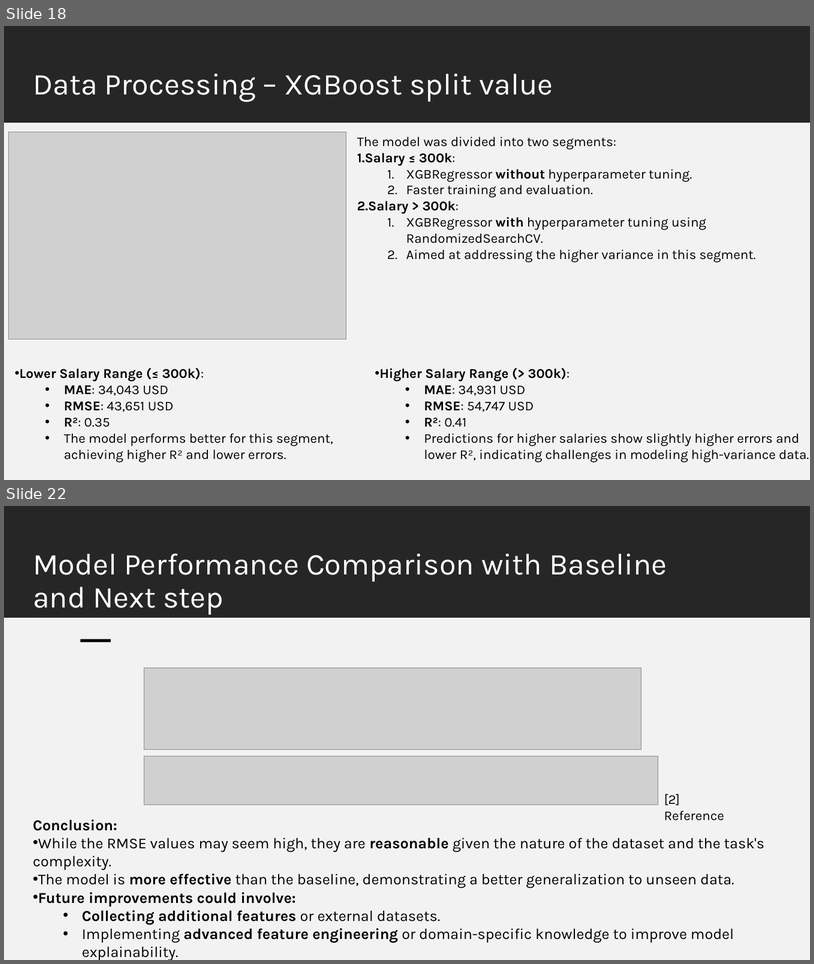
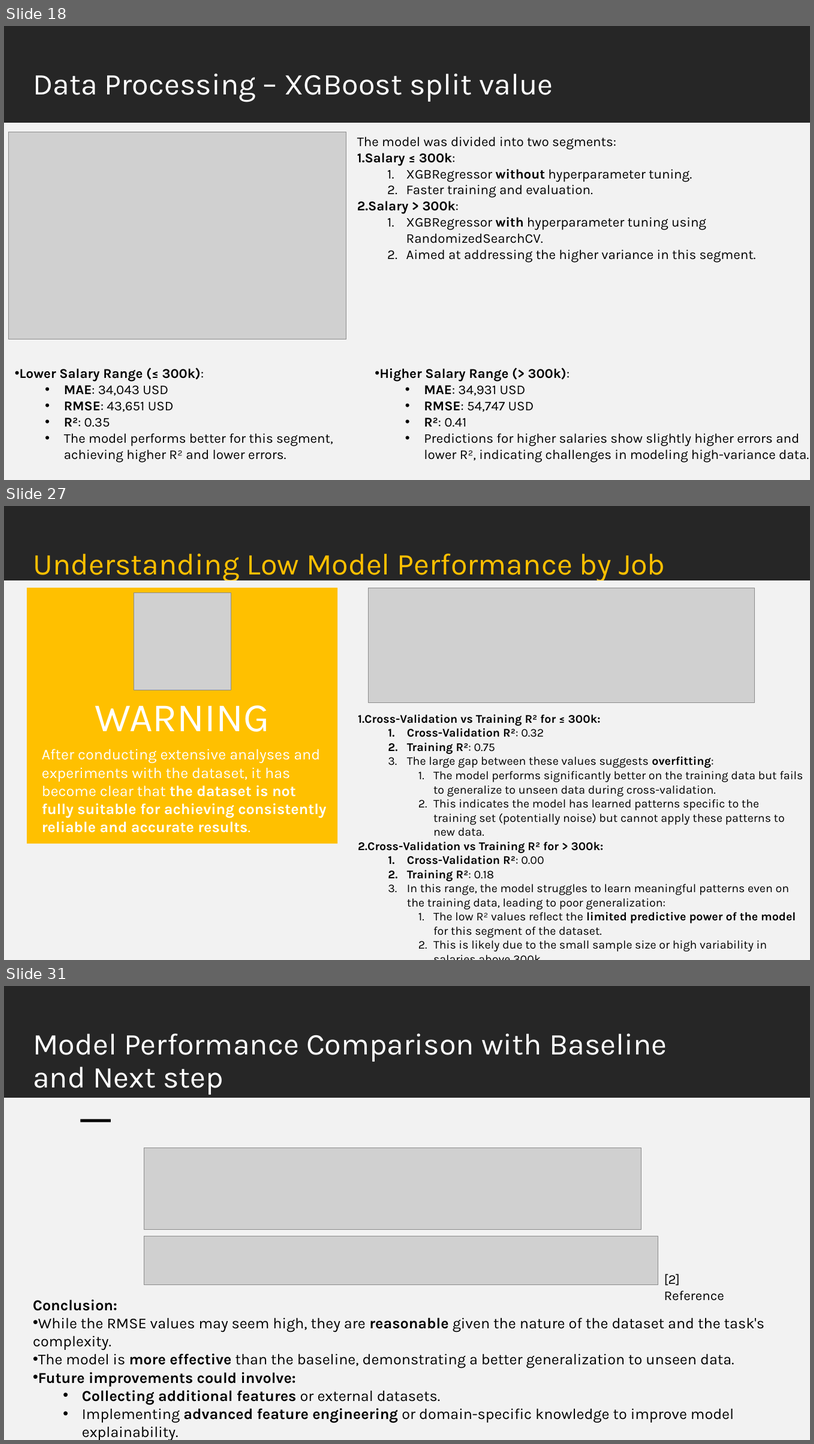
Before and after one commit to isnotJack/AI-project, a slide deck: slide.pptx. Shown one above the other, each under a label of ours: slides 18 and 22 before the commit, slides 18, 27 and 31 after it; the slides between them are not shown. The pictures are 814x964 and 814x1444 pixels, drawn with LibreOffice and Linux fonts; fonts in the diff are those of the drawing; grey boxes stand for pictures. Boxes give left, top, right and bottom in pixels: in the first picture for what was removed or moved away, otherwise in the second. Text is boxed around its words. In the diff, an @@ line names an element or a change of style, - is before the commit and + after.

```diff
--- a/slide.pptx
+++ b/slide.pptx
@@ slide 27 added at [4, 506, 810, 960], background #FFFFFF @@
@@ rectangle added at [4, 506, 810, 618], fill #262626 @@
@@ title added at [33, 553, 666, 588], 36 pt, text #FFC000 @@
+Understanding Low Model Performance by Job Title
@@ rectangle added at [4, 581, 810, 620], fill #F2F2F2, outline #F2F2F2 1.5 pt @@
@@ rectangle added at [27, 588, 338, 844], fill #FFC000, 48 pt, text #FFFFFF @@
+WARNING
@@ picture added at [134, 592, 231, 690] @@
@@ picture added at [369, 588, 755, 703] @@
@@ rectangle added at [4, 603, 810, 642], fill #F2F2F2, outline #F2F2F2 1.5 pt @@
@@ rectangle added at [4, 618, 810, 960], fill #F2F2F2 @@
@@ text added at [358, 714, 803, 951], 14 pt, text #000000 @@
+1. Cross-Validation vs Training R² for ≤ 300k:
+  1. Cross-Validation R²: 0.32
+  2. Training R²: 0.75
+  3. The large gap between these values suggests overfitting:
+    1. The model performs significantly better on the training data but fails to generalize to unseen data during cross-validation.
+    2. This indicates the model has learned patterns specific to the training set (potentially noise) but cannot apply these patterns to new data.
+2. Cross-Validation vs Training R² for > 300k:
+  1. Cross-Validation R²: 0.00
+  2. Training R²: 0.18
+  3. In this range, the model struggles to learn meaningful patterns even on the training data, leading to poor generalization:
+    1. The low R² values reflect the limited predictive power of the model for this segment of the dataset.
+    2. This is likely due to the small sample size or high variability in salaries above 300k.
@@ text added at [42, 748, 326, 832], 18 pt, text #FFFFFF @@
+After conducting extensive analyses and experiments with the dataset, it has become clear that the dataset is not fully suitable for achieving consistently reliable and accurate results.
@@ what was slide 22 is now slide 31 @@
```
Also in this commit, not shown: 6 slides changed, 8 other slides added, 5 other files.
